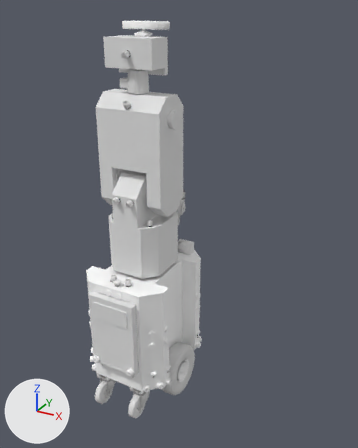
An edit to the Blender file models/valter/valter.blend, drawn before and after from the same camera.
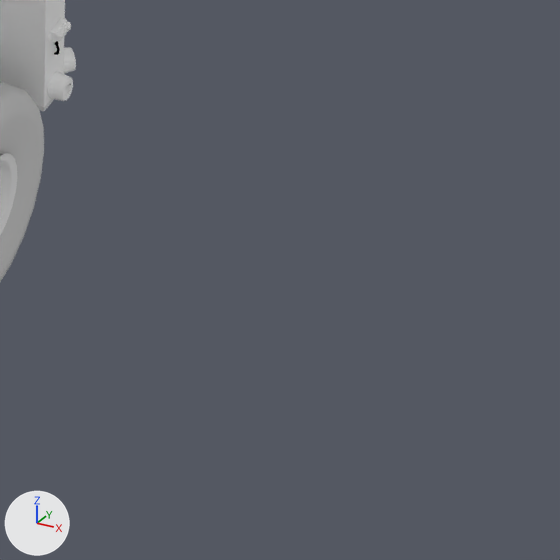
The first picture shows the older version from a 50 mm lens placed at (1.217, -1.855, 1.905), pointed at (0.198, -0.002, 0.979). The close-ups show both versions on the part from 52% to 86% of the width and 73% to 100% of the height of that picture; other places that the commit changed are outside them. Lighting does not change. The marker at lower left points along +X, +Y and +Z.

The older version as bpy lines, for what is in view:
```python
ob_baseframe = bpy.data.objects.new('baseFrame', me_plane_001)
ob_baseframe.parent = ob_base
ob_baseframe.location = (-0.14, 0.272, 0.175)
ob_rightwheel = bpy.data.objects.new('rightWheel', me_rightwheelgeometry)
ob_rightwheel.parent = ob_wheelsaxis
ob_rightwheel.location = (0.188, 0.0, 0.0)
ob_rightwheel.rotation_euler = (-1.571, 0.349, -1.571)  # degrees (-90, 20, -90)
ob_rightwheeldisk = bpy.data.objects.new('rightWheelDisk', me_rightwheeldiskgeometry)
ob_rightwheeldisk.parent = ob_rightwheel
ob_rightwheeldisk.location = (0.0247, -0.000237, 0.000959)
ob_rightwheeldisk.rotation_euler = (0.0, 1.571, 0.0)  # degrees (0, 90, 0)
```
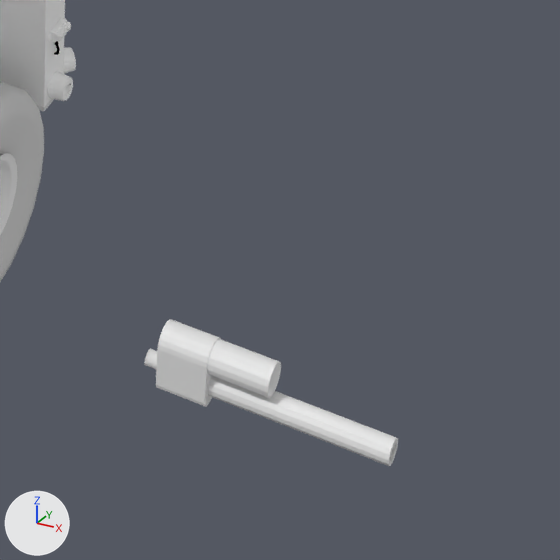
Where the newer file only moved an object's origin or applied its transform, the numbers keep the older frame.

Scene script edits in JSON lines:
```json
{"op": "add", "block": "me_arm_actuator_p1", "code": ["me_arm_actuator_p1 = bpy.data.meshes.new('arm.actuator.p1')", "me_arm_actuator_p1.from_pydata(...)  # 159 vertices, 252 faces; spans x -0.021..0.021, y -0.008..0.284, z -0.024..0.058"]}
{"op": "add", "block": "ob_arm_actuator_p1", "code": ["ob_arm_actuator_p1 = bpy.data.objects.new('arm.actuator.p1', me_arm_actuator_p1)", "ob_arm_actuator_p1.location = (0.434, 0.0, 0.0)", "ob_arm_actuator_p1.rotation_euler = (0.0, 0.0, -1.571)  # degrees (0, 0, -90)"]}
```

What differs and where, as boxes [x1, y1, x2, y2] in the close-ups (560 x 560 px):
```json
{"object": "arm.actuator.p1", "change": "added", "after": [144, 319, 398, 466]}
```
